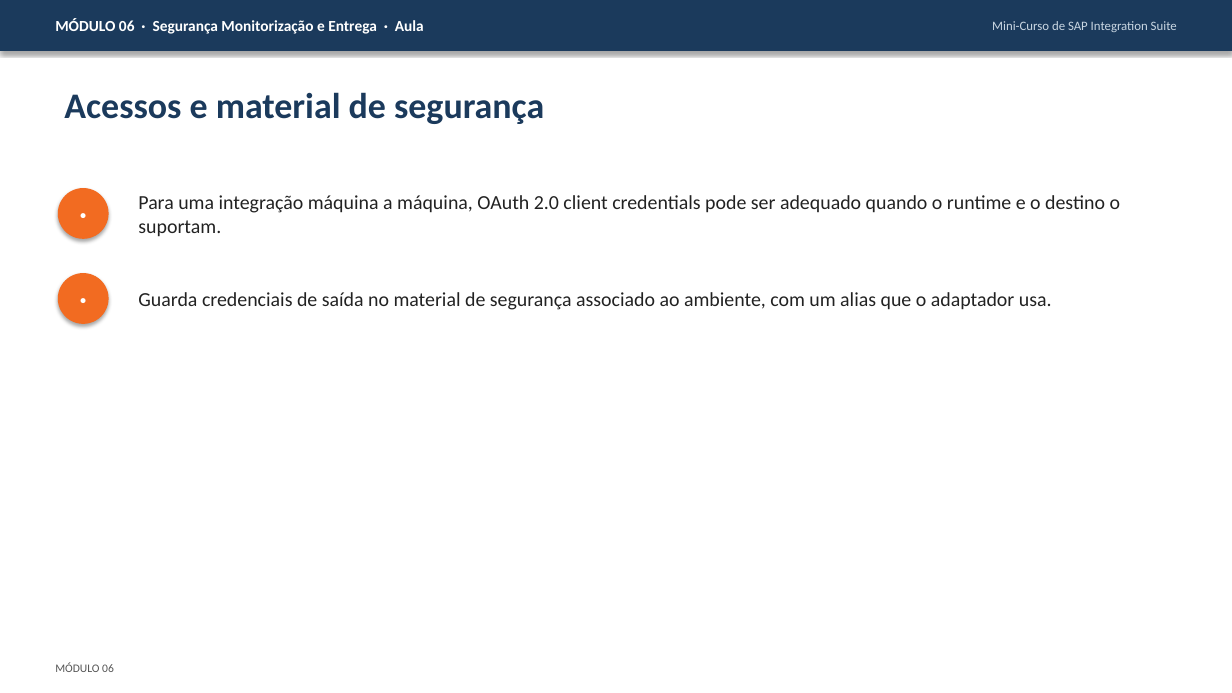
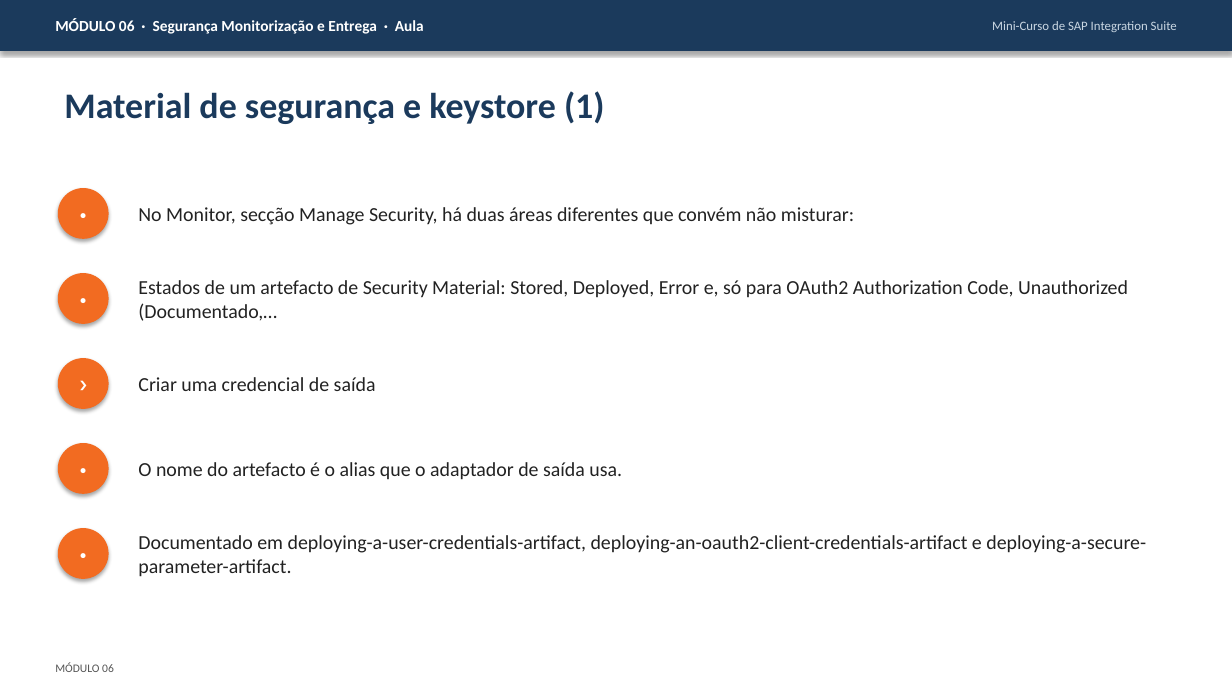
Before and after one commit to AdrianoHebreu/estudos, a slide deck: slide 10 of Integration_suite_studies/06-Seguranca-Monitorizacao-e-Entrega/06-Seguranca-Monitorizacao-e-Entrega.pptx (slide 4 before the commit). Drawn at 1232x693 pixels with LibreOffice and Linux fonts; fonts in the diff are those of the drawing. Boxes give left, top, right and bottom in pixels: in the first picture for what was removed or moved away, otherwise in the second. Text is boxed around its words. In the diff, an @@ line names an element or a change of style, - is before the commit and + after.

Commit message:
Aprofundar o curso de Integration Suite a partir da documentação oficial SAP (módulos 00 a 12, exercícios com níveis)
Módulos 00 e 02 a 12 reescritos com rótulos Documentado, Observado e Por testar; módulo 01 com observações do tenant; exercícios 1 a 34 e soluções com níveis; Office regenerado; ESTADO e READMEs atualizados (atribuição CC-BY 4.0).

```diff
--- a/Integration_suite_studies/06-Seguranca-Monitorizacao-e-Entrega/06-Seguranca-Monitorizacao-e-Entrega.pptx
+++ b/Integration_suite_studies/06-Seguranca-Monitorizacao-e-Entrega/06-Seguranca-Monitorizacao-e-Entrega.pptx
@@ text at (x1=64, y1=91, x2=605, y2=124): text changed @@
-Acessos e material de segurança
+Material de segurança e keystore (1)
@@ text at (x1=138, y1=207, x2=854, y2=225): text changed @@
-Para uma integração máquina a máquina, OAuth 2.0 client credentials pode ser adequado quando o runtime e o destino o suportam.
+No Monitor, secção Manage Security, há duas áreas diferentes que convém não misturar:
@@ text at (x1=138, y1=280, x2=1128, y2=321): text changed @@
-Guarda credenciais de saída no material de segurança associado ao ambiente, com um alias que o adaptador usa.
+Estados de um artefacto de Security Material: Stored, Deployed, Error e, só para OAuth2 Authorization Code, Unauthorized (Documentado,…
@@ ellipse added at (x1=57, y1=359, x2=108, y2=409), fill #F26B21, 18 pt, text #FFFFFF @@
+›
@@ text added at (x1=138, y1=377, x2=376, y2=391), 15.5 pt, text #222222 @@
+Criar uma credencial de saída
@@ ellipse added at (x1=57, y1=443, x2=108, y2=494), fill #F26B21, 18 pt, text #FFFFFF @@
+•
@@ text added at (x1=138, y1=462, x2=622, y2=480), 15.5 pt, text #222222 @@
+O nome do artefacto é o alias que o adaptador de saída usa.
@@ ellipse added at (x1=57, y1=528, x2=108, y2=579), fill #F26B21, 18 pt, text #FFFFFF @@
+•
@@ text added at (x1=138, y1=535, x2=1146, y2=577), 15.5 pt, text #222222 @@
+Documentado em deploying-a-user-credentials-artifact, deploying-an-oauth2-client-credentials-artifact e deploying-a-secure-parameter-artifact.
```
Also in this commit, not shown: 11 other slides changed, 27 slides added, 47 other files.
